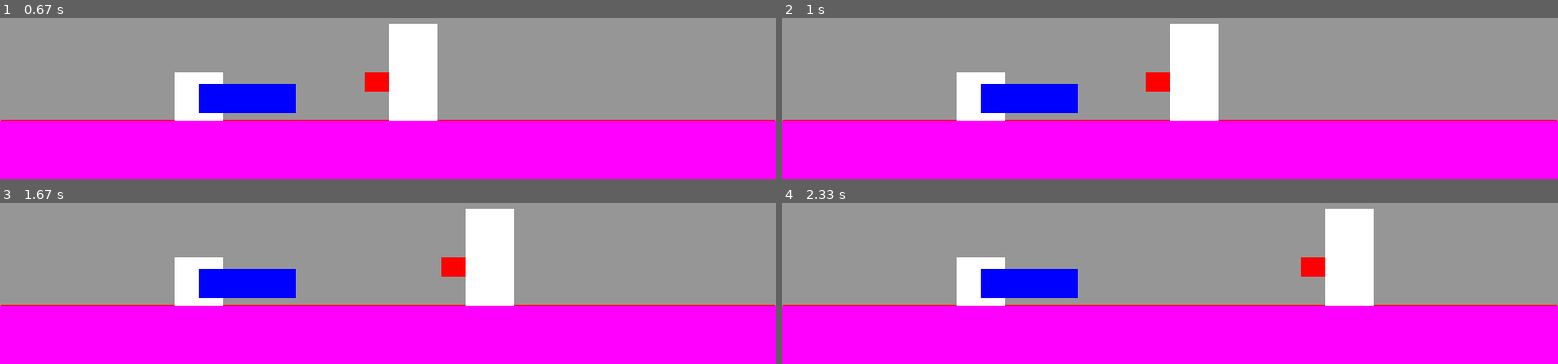
Above: before the commit, frames 1-4 (two rows, left to right).
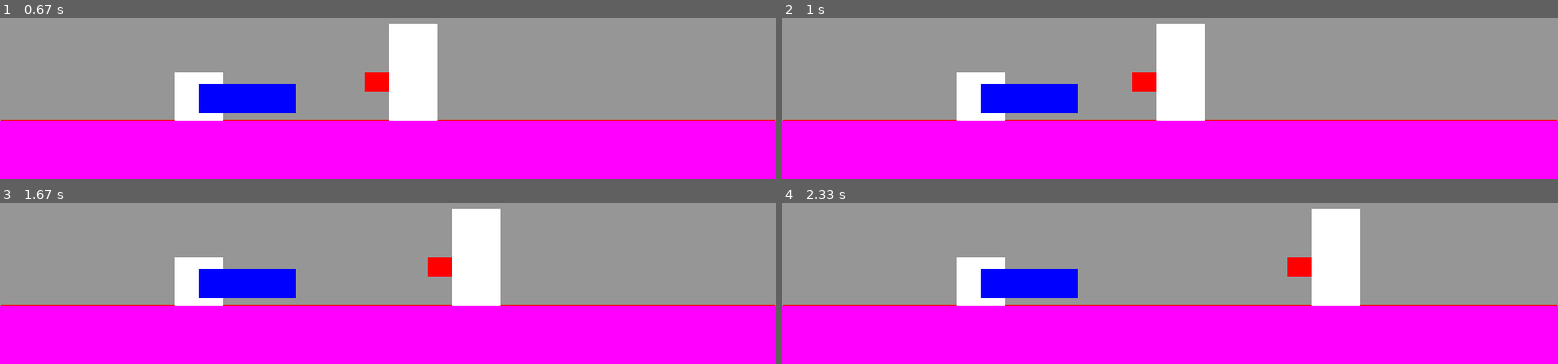
Above: after the commit, the same moments.

Repository: EliaMaillard-Salin/MiniStudio
Game: pygame game, started from Flo/IA_Boss.py
Same seed, same stepped clock (60 frames per second), same inputs: the game is played once before the commit and once after it.
Inputs (mouse positions are in pixels of both pictures, inside the frame that each line leads up to):
- Up to frame 1 (0.67 s): click (outside the picture) at 0.38 s
- Up to frame 2 (1 s): click (outside the picture) at 0.72 s
- Up to frame 3 (1.67 s): click (outside the picture) at 1.05 s; click (675, 277) at 1.38 s
- Up to frame 4 (2.33 s): click (outside the picture) at 1.72 s; click (1131, 223) at 2.05 s

Frame 1 is identical in both runs. In frame 2, 2.3% of the frame differs, in the area x 45-57%, y 3-64%; in frame 3, 2.3%; in frame 4, 2.3%.

Commit message:
Début menu Pause

Diff:
--- a/Flo/IA_Boss.py
+++ b/Flo/IA_Boss.py
@@ -19,7 +19,7 @@
         self.gravity = 0.5
         self.verticalVelocity = 0
         self.maxPosY = 0
-        self.x_goal = self.x_goal = randint(30,int(self.x))
+        self.x_goal = self.x_goal = randint(0,int(self.x))
 
         #Weapon
         self.x_weapon = self.x + (self.width/2)
@@ -71,6 +71,7 @@
 
         self.shockwave_l_x = self.x-self.w_shockwave
         self.shockwave_r_x = self.x+self.width
+        self.x_weapon = self.x + (self.width/2)
         self.y_weapon = self.y + (self.height/2)
 
     def jump(self):
@@ -79,7 +80,7 @@
                 self.verticalVelocity = -self.jumpForce
 
     def collide_attack(self,object):
-        if (self.x_weapon+ self.w_weapon <= object.left and
+        if (self.x_weapon+ self.w_weapon >= object.left and
             self.x_weapon <= object.right and
             self.y_weapon <= object.bottom  and
             self.y_weapon + self.h_weapon >= object.top):
@@ -144,6 +145,7 @@
             self.verticalVelocity = 0
             self.isJumping = False
             self.onGround = True
+
 
 
 w_screen = 800
@@ -173,11 +175,11 @@
         player.UpdatePlayer(fen)
     if athena.status_parry == False :
         if athena.x > player.posX :
-            py.draw.rect(fen, (255,0,0), (athena.x_weapon-athena.w_weapon,athena.y_weapon,athena.w_weapon,athena.h_weapon))
-            py.draw.rect(fen, athena.color, (athena.x,athena.y,athena.width,athena.height))
-        else :
-            py.draw.rect(fen, athena.color, (athena.x,athena.y,athena.width,athena.height))
-            py.draw.rect(fen, (255,0,0), (athena.x_weapon,athena.y_weapon,athena.w_weapon,athena.h_weapon))
+            py.draw.rect(fen, (255,0,0), (athena.x_weapon-athena.w_weapon,athena.y_weapon,athena.w_weapon,athena.h_weapon))#Weapon
+            py.draw.rect(fen, athena.color, (athena.x,athena.y,athena.width,athena.height))#Athena
+        else :
+            py.draw.rect(fen, athena.color, (athena.x,athena.y,athena.width,athena.height))#Athena
+            py.draw.rect(fen, (255,0,0), (athena.x_weapon,athena.y_weapon,athena.w_weapon,athena.h_weapon))#Weapon
     else :
         py.draw.rect(fen, (255,255,0), (athena.x,athena.y,athena.width,athena.height))
     if athena.status_aoe == True :
@@ -201,6 +203,7 @@
         athena.status_damage = True
         if action > 5 and (0 <= athena.x - player.posX <= 100 or 0 <= player.posX - athena.x <= 100) :
             athena.parry()
+            athena.movement = False
         else:
             if randint(1,3) == 1 :
                 athena.attack_aoe()
@@ -208,6 +211,7 @@
                 athena.attack()
     else :
         athena.parry()
+        athena.movement = True
 
 
 while continuer and end_game < 1500 :
@@ -228,6 +232,7 @@
             if athena.collide_attack(player.playerRect) and player.hp > 0 and athena.status_damage:
                         player.hp -= 1
                         athena.status_damage = False
+                        print(player.hp)
     for event in py.event.get():
         if event.type == py.QUIT:
             continuer = False
--- /dev/null
+++ b/Flo/Menu.py
@@ -0,0 +1,90 @@
+import pygame as py
+
+class Menu :
+    def __init__(self, width, height):
+        self.x = width/8*2
+        self.y = height/6
+        self.size = [(width/8)*4,height/6*4]
+        self.size_button = [self.size[0]/5*2,self.size[1]/8]
+        self.x_button = 0
+        self.y_restart = 0
+        self.y_option = 0
+        self.y_quit = 0
+        #Condition
+        self.option_status = False
+
+    def update_size(self, w, h):
+        self.x = w/8*2
+        self.y = h/6
+        self.size = [(w/8)*4,h/6*4]
+        self.x_button = self.x + self.size[0]/3
+        self.size_button = [self.size[0]/3,self.size[1]/8]
+
+    def test_collide(self,posY):
+        pos_mouse = py.mouse.get_pos()
+        if (self.x_button <= pos_mouse[0] <= self.x_button+self.size_button[0]) and (posY <= pos_mouse[1] <= posY + self.size_button[1]) :
+            return True
+        return False
+
+    def button_restart(self):
+        self.y_restart = self.y + self.size[1]/8*2
+        if self.test_collide(self.y_restart):
+            restart = py.image.load("Flo/Button/RESTART1.png")
+        else :
+            restart = py.image.load("Flo/Button/RESTART.png")
+        newrestart = py.transform.scale(restart,(self.size_button[0],self.size_button[1]))
+        py.draw.rect(fen, (255,0,0),(self.x_button,self.y_restart,self.size_button[0],self.size_button[1]))
+        fen.blit(newrestart,(self.x_button,self.y_restart))
+
+    def button_option(self) :
+        self.y_option = self.y + self.size[1]/8*4
+        if self.test_collide(self.y_option):
+            option = py.image.load("Flo/Button/OPTION1.png")
+        else :
+            option = py.image.load("Flo/Button/OPTION.png")
+        newoption = py.transform.scale(option,(self.size_button[0],self.size_button[1]))
+        py.draw.rect(fen, (255,0,0),(self.x_button,self.y_option,self.size_button[0],self.size_button[1]))
+        fen.blit(newoption,(self.x_button,self.y_option))
+
+    def button_quit(self) :
+        self.y_quit = self.y + self.size[1]/8*6
+        if self.test_collide(self.y_quit):
+            quit = py.image.load("Flo/Button/QUIT1.png")
+        else :
+            quit = py.image.load("Flo/Button/QUIT.png")
+        newquit = py.transform.scale(quit,(self.size_button[0],self.size_button[1]))
+        py.draw.rect(fen, (255,0,0),(self.x_button,self.y_quit,self.size_button[0],self.size_button[1]))
+        fen.blit(newquit,(self.x_button,self.y_quit))
+
+    def menu_pause(self):
+        py.draw.rect(fen, (255,255,255),(self.x,self.y,self.size[0],self.size[1]))
+        if not self.option_status :
+            self.button_restart()
+            self.button_option()
+            self.button_quit()
+
+
+
+
+w_screen = 800
+h_screen = 600
+fen = py.display.set_mode((w_screen, h_screen),py.RESIZABLE)
+clock = py.time.Clock()
+menu = Menu(w_screen,h_screen)
+continuer = True
+
+while continuer :
+
+    for event in py.event.get():
+        if event.type == py.QUIT:
+            continuer = False
+        elif event.type == py.KEYDOWN :
+            if event.key == py.K_p :
+                continuer = False
+        elif event.type == py.VIDEORESIZE :
+            w_screen, h_screen = event.w, event.h
+            fen = py.display.set_mode((w_screen, h_screen),py.RESIZABLE)
+    menu.update_size(w_screen,h_screen)
+    menu.menu_pause()
+    py.display.flip()
+    clock.tick(60)
Binary file added: Flo/Button/CLEAR.png
Binary file added: Flo/Button/CLEAR1.png
Binary file added: Flo/Button/LAOD1.png
Binary file added: Flo/Button/LOAD.png
Binary file added: Flo/Button/OPTION.png
Binary file added: Flo/Button/OPTION1.png
Binary file added: Flo/Button/QUIT.png
Binary file added: Flo/Button/QUIT1.png
Binary file added: Flo/Button/RESTART.png
Binary file added: Flo/Button/RESTART1.png
Binary file added: Flo/Button/SAVE.png
Binary file added: Flo/Button/SAVE1.png
(and 2 more such lines)
